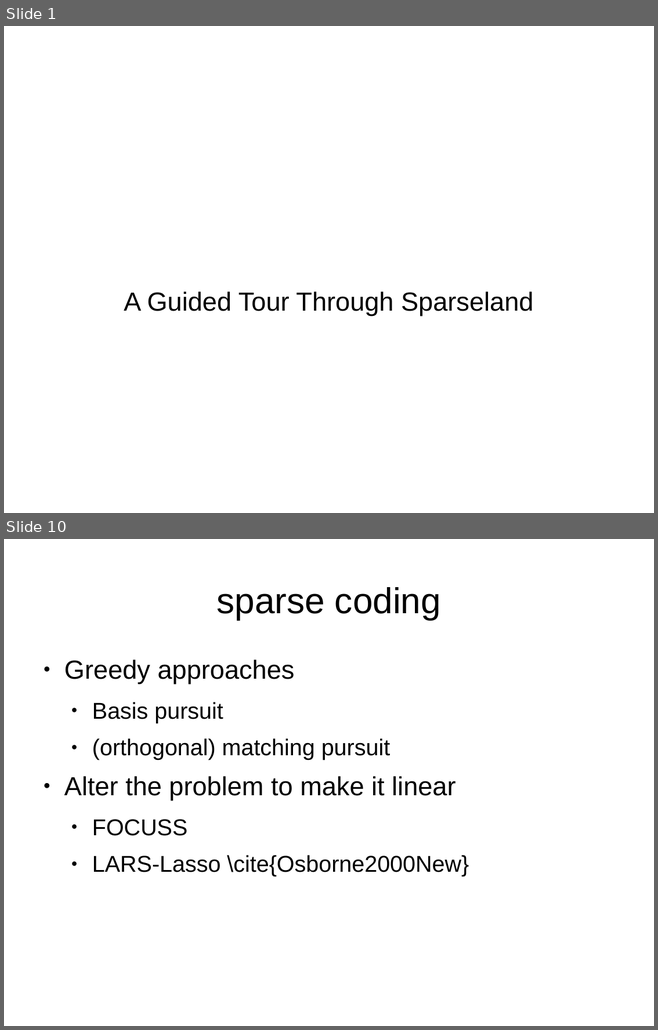
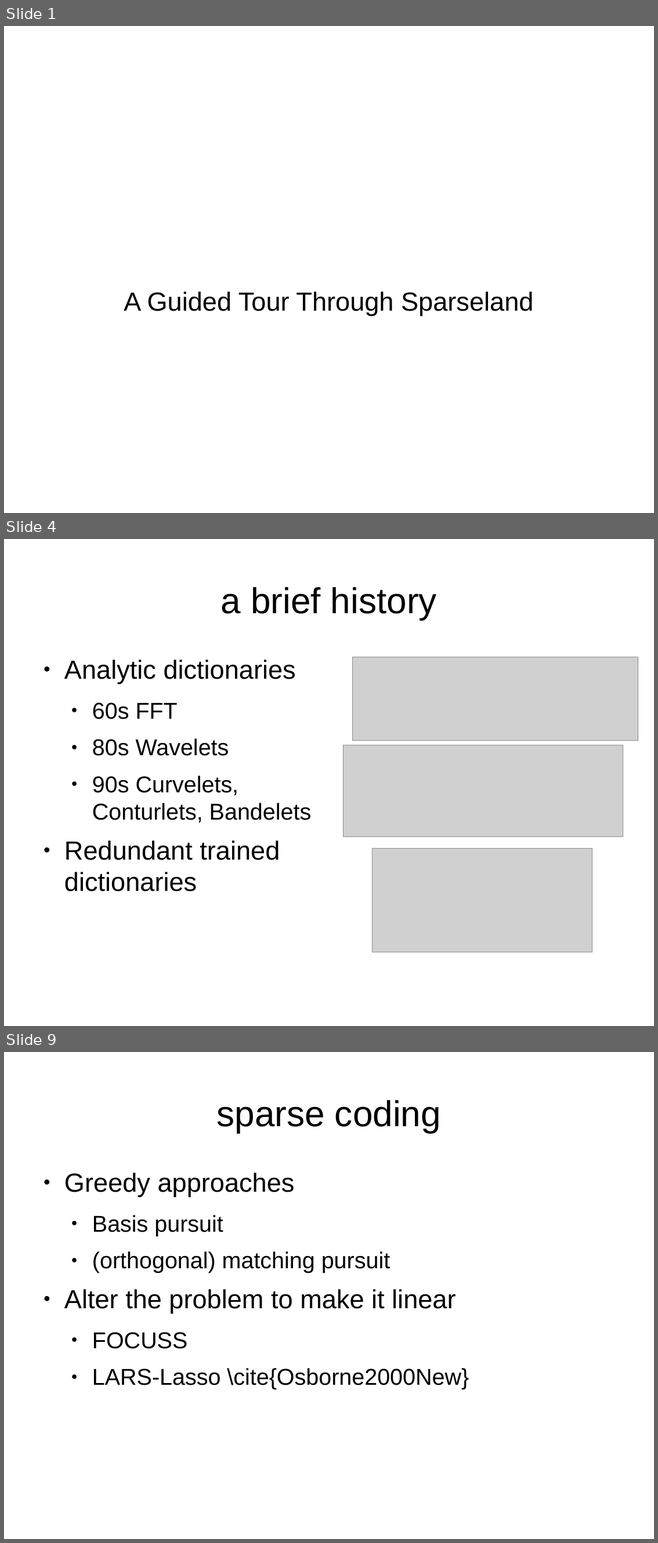
Before and after one commit to Sebu/sprs, a slide deck: progress_report/progress_report.odp. Shown one above the other, each under a label of ours: slides 1 and 10 before the commit, slides 1, 4 and 9 after it; the slides between them are not shown. The pictures are 658x1030 and 658x1543 pixels, drawn with LibreOffice and Linux fonts; fonts in the diff are those of the drawing; grey boxes stand for pictures. Boxes give left, top, right and bottom in pixels: in the first picture for what was removed or moved away, otherwise in the second. Text is boxed around its words. In the diff, an @@ line names an element or a change of style, - is before the commit and + after.

```diff
--- a/progress_report/progress_report.odp
+++ b/progress_report/progress_report.odp
@@ slide 4 added at (4,539,654,1026), background #FFFFFF @@
@@ title added at (220,587,437,620), 44 pt, text #000000 @@
+a brief history
@@ text added at (64,660,311,892), 28 pt, text #000000 @@
+● Analytic dictionaries
+  ● 60s FFT
+  ● 80s Wavelets
+  ● 90s Curvelets, Conturlets, Bandelets
+● Redundant trained dictionaries
@@ picture added at (353,657,638,741) @@
@@ picture added at (343,745,623,837) @@
@@ picture added at (372,849,592,953) @@
@@ what was slide 10 is now slide 9 @@
```
Also in this commit, not shown: 10 slides changed, 1 other slide added, 2 slides removed, 11 other files.
